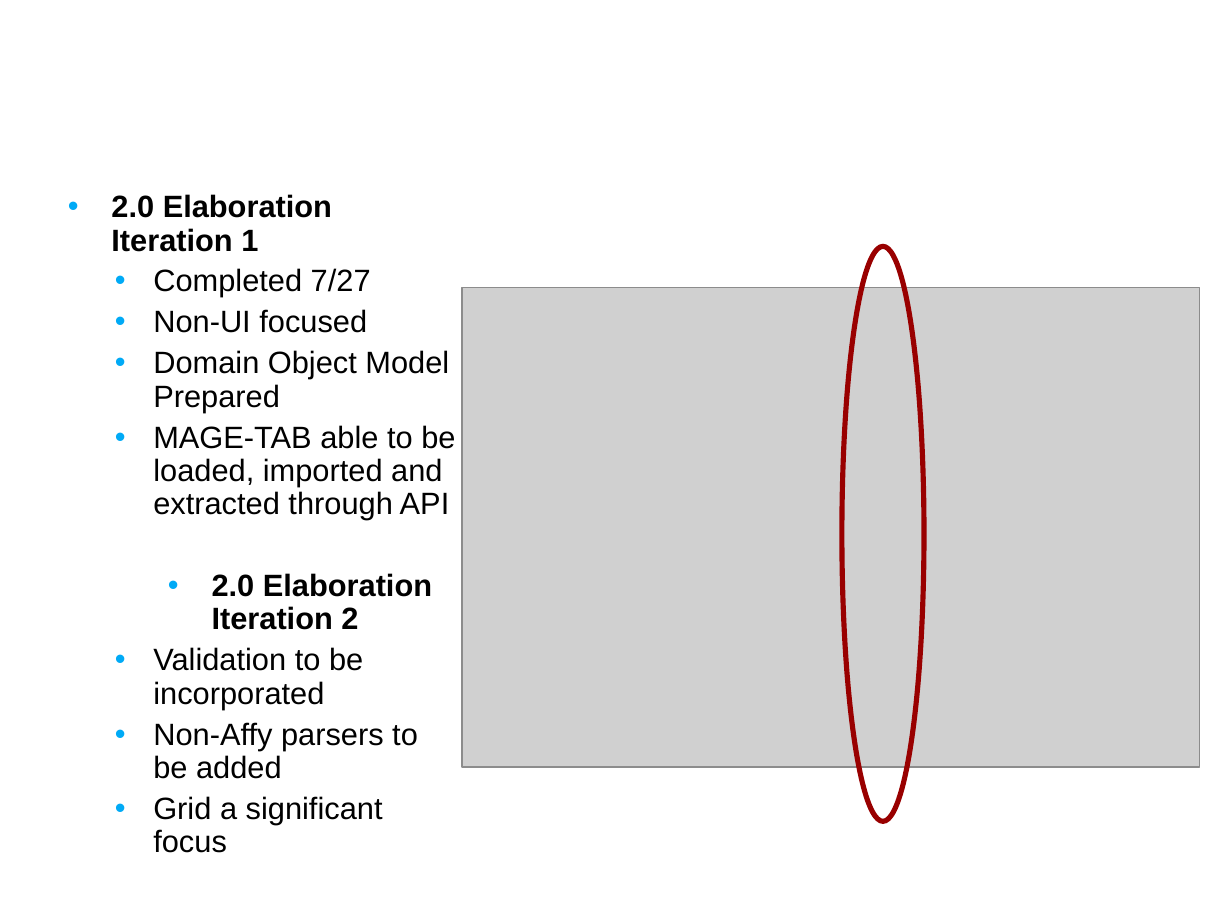
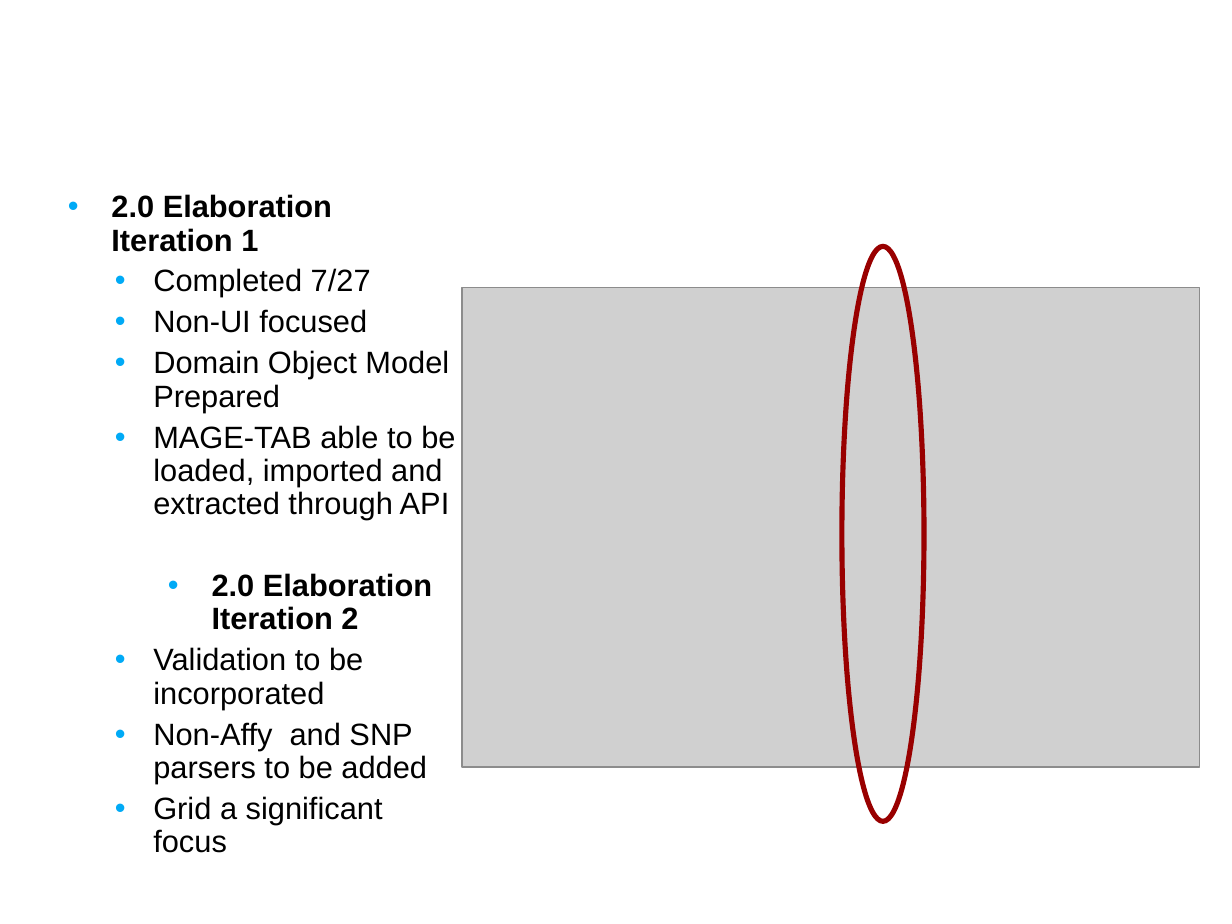
Before and after one commit to NCIP/caarray-docs, a slide deck: slide 8 of project_management/open_meetings/caArray User Community Meeting Aug 8.ppt. Drawn at 1232x924 pixels with LibreOffice and Linux fonts; fonts in the diff are those of the drawing; grey boxes stand for pictures; background and template pictures are left out. Boxes give left, top, right and bottom in pixels: in the first picture for what was removed or moved away, otherwise in the second. Text is boxed around its words. In the diff, an @@ line names an element or a change of style, - is before the commit and + after.

```diff
--- a/project_management/open_meetings/caArray User Community Meeting Aug 8.ppt
+++ b/project_management/open_meetings/caArray User Community Meeting Aug 8.ppt
@@ text at bbox=[153, 722, 427, 784]: text changed @@
-  • Non-Affy parsers to be added
+  • Non-Affy and SNP parsers to be added
```
Also in this commit, not shown: 4 other slides changed, 2 slides added, 1 slide removed.
